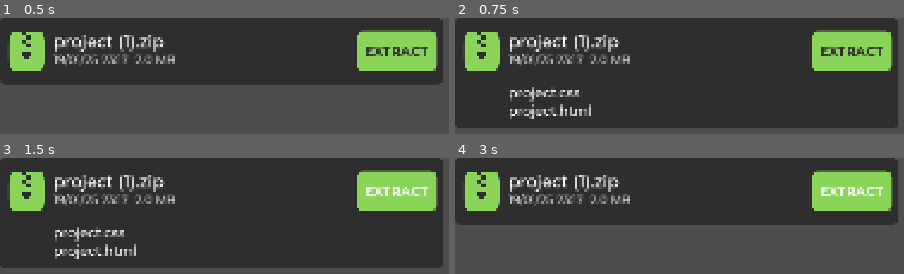
Above: before the commit, frames 1-4 (two rows, left to right).
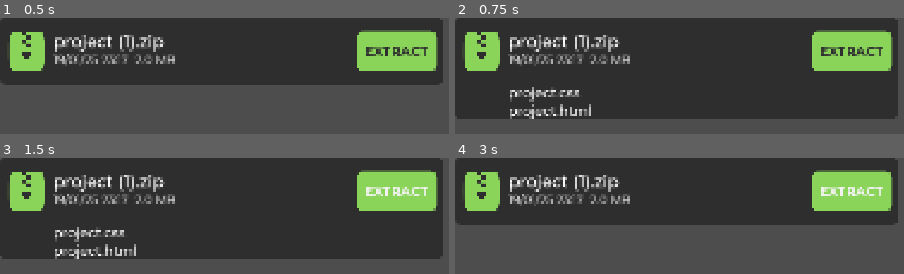
Above: after the commit, the same moments.

Repository: noor-shalaby/xtracta
Game: Godot game, scene res://src/file_button.tscn
Same seed, same stepped clock (60 frames per second), same inputs: the game is played once before the commit and once after it. This scene is started directly instead of the project's main scene.
Inputs (mouse positions are in pixels of both pictures, inside the frame that each line leads up to; where the layout moved, square brackets give the same spot in the first picture):
- Up to frame 1 (0.5 s): no input
- Up to frame 2 (0.75 s): click (675, 51) at 0.5 s
- Up to frame 3 (1.5 s): click "EXTRACT" at 1.25 s
- Up to frame 4 (3 s): click (675, 209) [675, 213] at 2 s; click "EXTRACT" at 2.75 s

Frame 1 is identical in both runs. In frame 2, 7.7% of the frame differs, in the area x 0-99%, y 84-95%; in frame 3, 7.7%; in frame 4, nothing differs.

Commit message:
display the root folders and files of the zip file

Diff:
--- a/src/app.gd
+++ b/src/app.gd
@@ -63,9 +63,52 @@
 	file_button.file_name.text = path.get_file()
 	file_button.last_updated.text = date_str
 	file_button.file_size.text = file_size_str
+	display_zip_root(path, file_button.content_files)
 
 	# Connect the signal
 	file_button.pressed.connect(_on_file_selected.bind(path))
+
+
+func display_zip_root(zip_path: String, label_node: Label) -> void:
+	var reader: ZIPReader = ZIPReader.new()
+	var err: Error = reader.open(zip_path)
+
+	if err == OK:
+		var all_entries: PackedStringArray = reader.get_files()
+
+		var folder_list: Array[String] = []
+		var file_list: Array[String] = []
+
+		for entry: String in all_entries:
+			var parts: PackedStringArray = entry.split("/")
+
+			# CASE 1: Root File (No slashes at all)
+			if parts.size() == 1:
+				file_list.append(entry)
+
+			# CASE 2: Root Folder (Has at least one slash)
+			elif parts.size() >= 2:
+				var folder_name: String = parts[0] + "/"
+				if not folder_name in folder_list:
+					folder_list.append(folder_name)
+
+		# Sort both lists alphabetically
+		folder_list.sort()
+		file_list.sort()
+
+		# Build the final string
+		var final_text: String = ""
+
+		for folder: String in folder_list:
+			final_text += folder + "\n"
+
+		for file: String in file_list:
+			final_text += file + "\n"
+
+		label_node.text = final_text if final_text != "" else "Archive is empty."
+		reader.close()
+	else:
+		label_node.text = "Error: %d" % err
 
 
 func _on_file_selected(path: String) -> void:
--- a/src/file_button.gd
+++ b/src/file_button.gd
@@ -37,7 +37,7 @@
 func expand() -> void:
 	is_expanded = true
 	reset_tween()
-	tween.tween_property(self, "custom_minimum_size:y", default_min_height + content_files.size.y + 24, ANIMATION_DURATION)
+	tween.tween_property(self, "custom_minimum_size:y", default_min_height + content_files.size.y, ANIMATION_DURATION)
 	tween.tween_property(content_files_container, "custom_minimum_size:y", content_files.size.y, ANIMATION_DURATION)
 
 func collapse() -> void:
